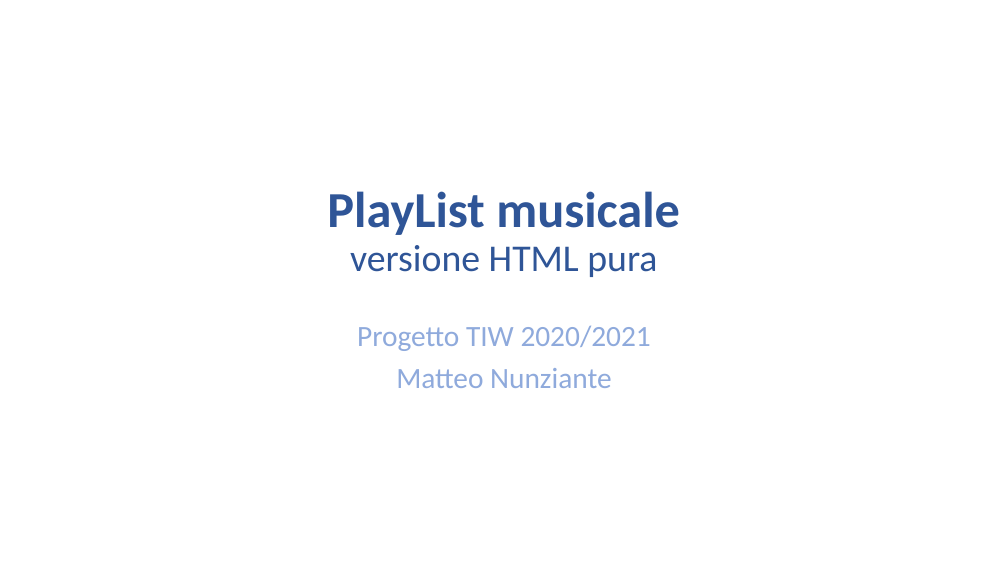
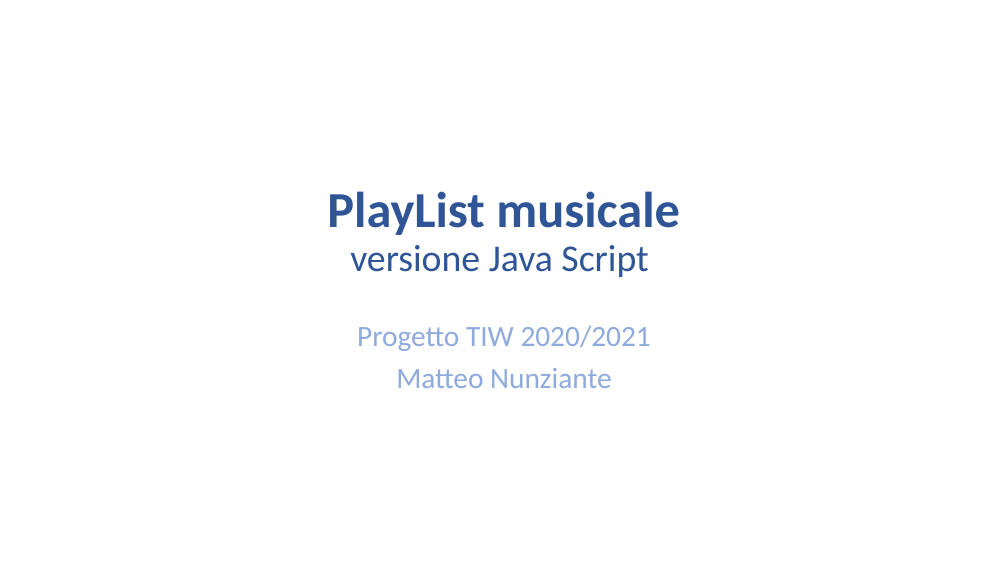
Before and after one commit to matteoNunz/ProgettoTIW_2, a slide deck: slide 1 of PlayList musicale - presentation.pptx. Drawn at 1008x567 pixels with LibreOffice and Linux fonts; fonts in the diff are those of the drawing. Boxes give left, top, right and bottom in pixels: in the first picture for what was removed or moved away, otherwise in the second. Text is boxed around its words. In the diff, an @@ line names an element or a change of style, - is before the commit and + after.

```diff
--- a/PlayList musicale - presentation.pptx
+++ b/PlayList musicale - presentation.pptx
@@ title at (327, 191, 680, 277): text changed; size 48 to 36 pt; bold off @@
-PlayList musicale
-versione HTML pura
+PlayList musicale
+versione Java Script
```
Also in this commit, not shown: 12 other slides changed, 8 slides added, 4 slides removed.
